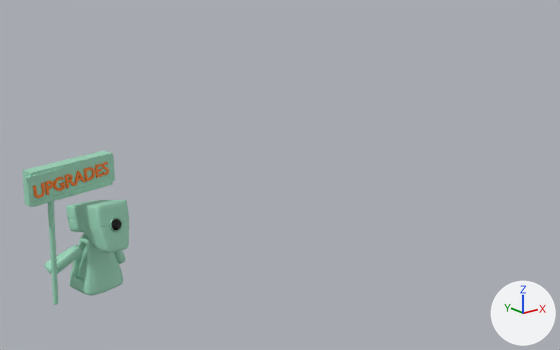
What one commit did to the glTF model static/models/Computer.glb.
The view is the same before and after, from a camera (50 mm lens) standing at (-7.8, -14.11, 5.1) and looking at (4.4, 1.14, -1.0). Arrows for +X, +Y and +Z are at lower right; the lights stay in place. Vertices at the same position are counted once.

Before the edit, the objects in view are built like this:
```python
mat_green = principled_material('Green')
mat_green.base_color = (0.343, 0.703, 0.512)  # green #9edabd
me_2 = bpy.data.meshes.new('2')
me_2.from_pydata(...)  # 10539 vertices, 23143 faces; spans x -2.73..-0.48, y -0.47..0.96, z -2.33..0.68
# faces by material slot: [6887, 7808, 8448]
me_2.materials.append(mat_green)  # green #9edabd
me_2.materials.append(mat_black)  # black #080004
me_2.materials.append(mat_red)  # orange #fd7f16
ob_computer = bpy.data.objects.new('Computer', me_2)
ob_computer.location = (0.0, 0.0, 0.0)
```
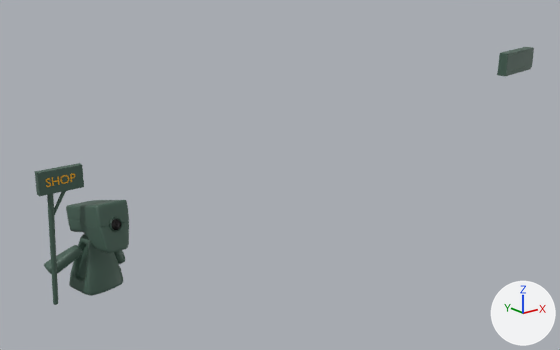
The change, as JSON lines over the scene's bpy script:
```json
{"op": "set", "path": "mat_green.base_color", "old": "(0.343, 0.703, 0.512)", "new": "(0.0616, 0.119, 0.0888)", "note": "green #9edabe -> dark green #466154"}
{"op": "add", "block": "mat_material_002", "code": ["mat_material_002 = principled_material('Material.002')", "mat_material_002.base_color = (0.8, 0.391, 0.00596)  # yellow #e7a812"]}
{"block": "me_2", "where": "# used by ob_computer; location = (0.0, 0.0, 0.0)"}
{"op": "remove", "block": "me_2", "code": "me_2.from_pydata(...)  # 10539 vertices, 23143 faces; spans x -2.73..-0.48, y -0.47..0.96, z -2.33..0.68"}
{"op": "add", "block": "me_2", "code": "me_2.from_pydata(...)  # 8701 vertices, 19463 faces; spans x -2.43..14.41, y -0.47..0.96, z -2.33..1.57"}
{"block": "me_2", "change": "me_2 part 1: the loose piece of 8 vertices spanning x -2.68..-0.7, y 0.07..0.73, z -0.05..0.68 is moved by (15.05, 0.0, 0.89)"}
{"block": "me_2", "change": "me_2 part 2: the loose piece of 16 vertices spanning x -2.73..-0.65, y 0.0..0.56, z 0.02..0.61 is moved by (15.05, 0.0, 0.89)"}
{"block": "me_2", "change": "me_2 part 3: a new loose piece, a box spanning x -2.43..-1.49, y 0.21..0.35, z 0.12..0.6, in mat_green (dark green #466154)"}
{"block": "me_2", "change": "me_2 part 4: the loose piece of 96 vertices spanning x -2.31..-2.1, y 0.27..0.38, z -2.33..0.16 is copied, and the copy is multiplied about its middle by the matrix ((0.58, -0.004, 0.112), (0.029, 0.627, -0.027), (-0.245, 0.065, 0.261)), then moved by (0.24, -0.02, 1.03); it spans x -2.17..-1.77, y 0.24..0.37, z -0.38..0.27"}
{"block": "me_2", "change": "me_2 part 5: the loose piece of 976 vertices spanning x -0.96..-0.8, y 0.39..0.47, z 0.21..0.49 is multiplied about its middle by the matrix ((0.64, 0.145, 0.028), (-0.145, 0.641, 0.001), (-0.027, -0.007, 0.656)), then moved by (-1.34, -0.22, 0.01), in mat_material_002 (yellow #e7a812)"}
{"block": "me_2", "change": "me_2 part 6: the loose piece of 624 vertices spanning x -2.6..-2.36, y 0.02..0.11, z 0.14..0.42 is deleted"}
{"block": "me_2", "change": "me_2 part 7: the loose piece of 448 vertices spanning x -2.34..-2.16, y 0.08..0.16, z 0.15..0.43 is deleted"}
{"block": "me_2", "change": "me_2 part 8: the loose piece of 432 vertices spanning x -1.41..-1.15, y 0.29..0.39, z 0.19..0.47 is deleted"}
{"block": "me_2", "change": "me_2 part 9: the loose piece of 96 vertices spanning x -1.14..-0.96, y 0.35..0.43, z 0.2..0.48 is deleted"}
{"block": "me_2", "change": "me_2 part 10: 10 vertices moved within x -1.97..-1.71, y 0.2..0.22, z 0.28..0.43; 1635 vertices removed from x -2.15..-1.4, y 0.12..0.33, z 0.16..0.46; 1197 vertices added at x -1.98..-1.65, y 0.19..0.22, z 0.28..0.45"}
{"op": "remove", "block": "me_2", "code": "me_2.materials.append(mat_red)  # orange #fd7f16"}
{"op": "add", "block": "me_2", "code": "me_2.materials.append(mat_material_002)  # yellow #e7a812"}
```

What differs and where, as boxes [x1, y1, x2, y2] in the pictures (560 x 350 px; the box of a moved part takes in the faces that stretch with it):
```json
{"object": "Computer", "change": "recoloured, reshaped", "before": [22, 151, 129, 305], "after": [35, 47, 534, 305], "on screen": "363% wider, 67% taller"}
{"part": 1, "of": "me_2", "change": "moved or reshaped", "before": [22, 151, 113, 207], "after": [497, 47, 534, 76]}
{"part": 2, "of": "me_2", "change": "moved or reshaped", "before": [25, 154, 115, 207], "after": [504, 50, 534, 76]}
{"part": 3, "of": "me_2", "change": "added", "after": [35, 163, 84, 196], "on screen": "green"}
{"part": 4, "of": "me_2", "change": "added", "after": [54, 191, 66, 215]}
{"part": 5, "of": "me_2", "change": "moved or reshaped", "before": [102, 162, 109, 175], "after": [46, 178, 51, 187]}
{"part": 6, "of": "me_2", "change": "deleted", "before": [33, 183, 45, 198]}
{"part": 7, "of": "me_2", "change": "deleted", "before": [45, 181, 54, 195]}
{"part": 8, "of": "me_2", "change": "deleted", "before": [84, 167, 95, 182]}
{"part": 9, "of": "me_2", "change": "deleted", "before": [95, 164, 103, 178]}
{"part": 10, "of": "me_2", "change": "moved or reshaped", "before": [53, 171, 85, 191], "after": [60, 173, 75, 184]}
```
